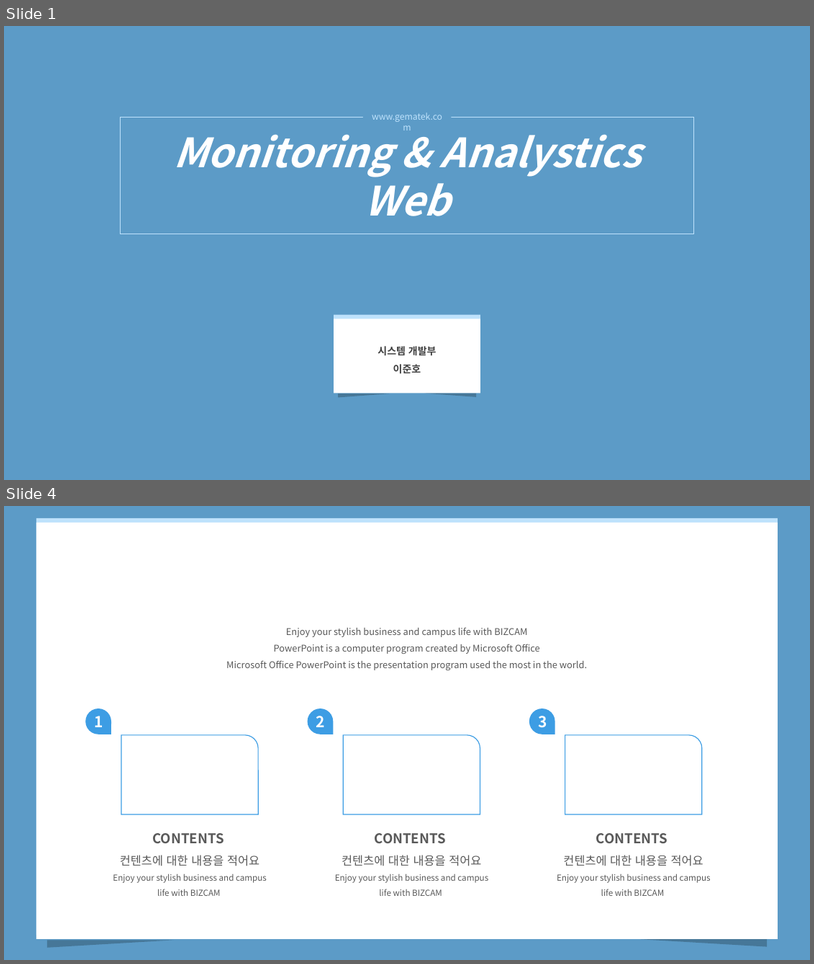
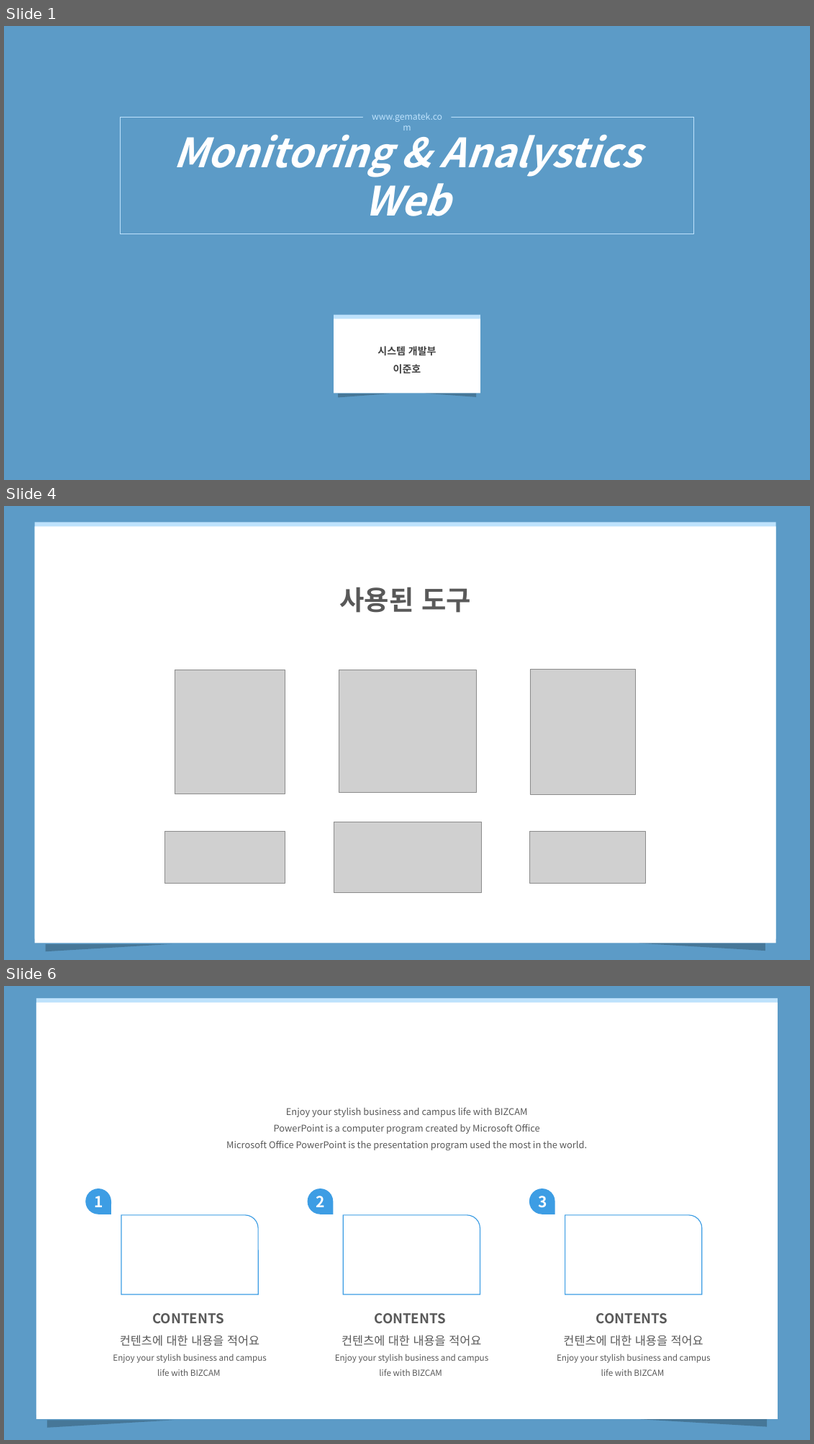
Before and after one commit to haomaru88/first_web, a slide deck: MonitoringWeb.pptx. Shown one above the other, each under a label of ours: slides 1 and 4 before the commit, slides 1, 4 and 6 after it; the slides between them are not shown. The pictures are 814x964 and 814x1444 pixels, drawn with LibreOffice and Linux fonts; fonts in the diff are those of the drawing; grey boxes stand for pictures. Boxes give left, top, right and bottom in pixels: in the first picture for what was removed or moved away, otherwise in the second. Text is boxed around its words. In the diff, an @@ line names an element or a change of style, - is before the commit and + after.

```diff
--- a/MonitoringWeb.pptx
+++ b/MonitoringWeb.pptx
@@ slide 4 added at [4,506,810,960], background #5C9BC7 @@
@@ rectangle added at [35,527,777,943], fill #FFFFFF @@
@@ text added at [340,587,471,613], 32 pt, text #595959, bold @@
+사용된 도구
@@ group added at [165,669,646,892]: 6 pictures @@
@@ right triangle added at [46,944,172,951], fill #000000 at 23% opacity @@
@@ right triangle added at [639,943,766,950], fill #000000 at 23% opacity @@
@@ what was slide 4 is now slide 6 @@
```
Also in this commit, not shown: 3 other slides added, 2 slides removed, 2 other files.
